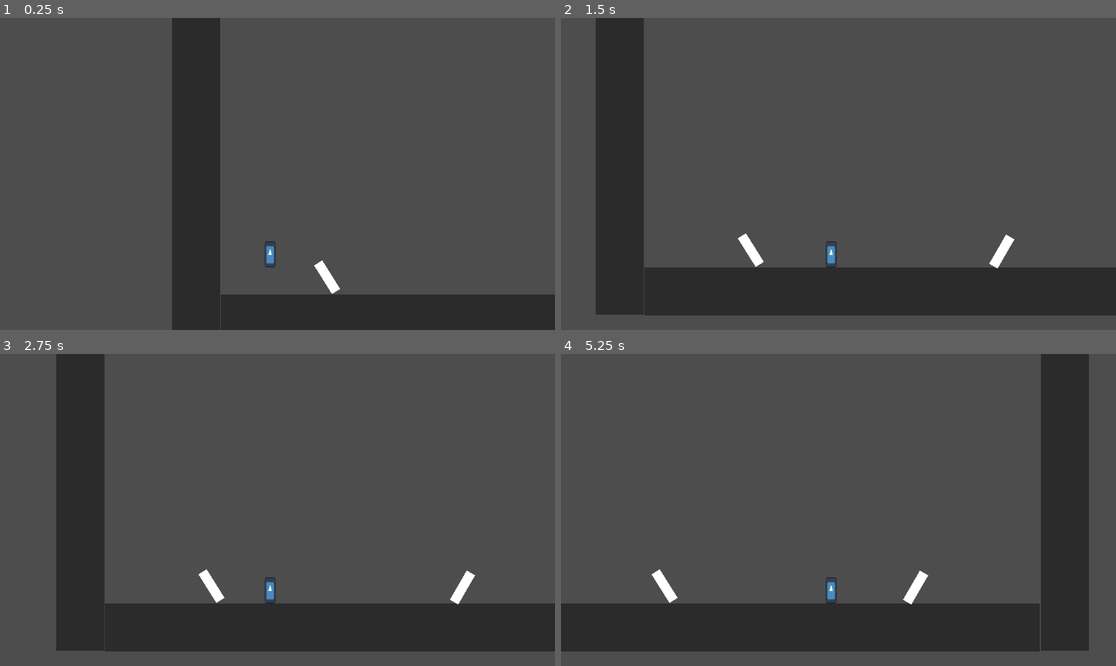
Above: before the commit, frames 1-4 (two rows, left to right).
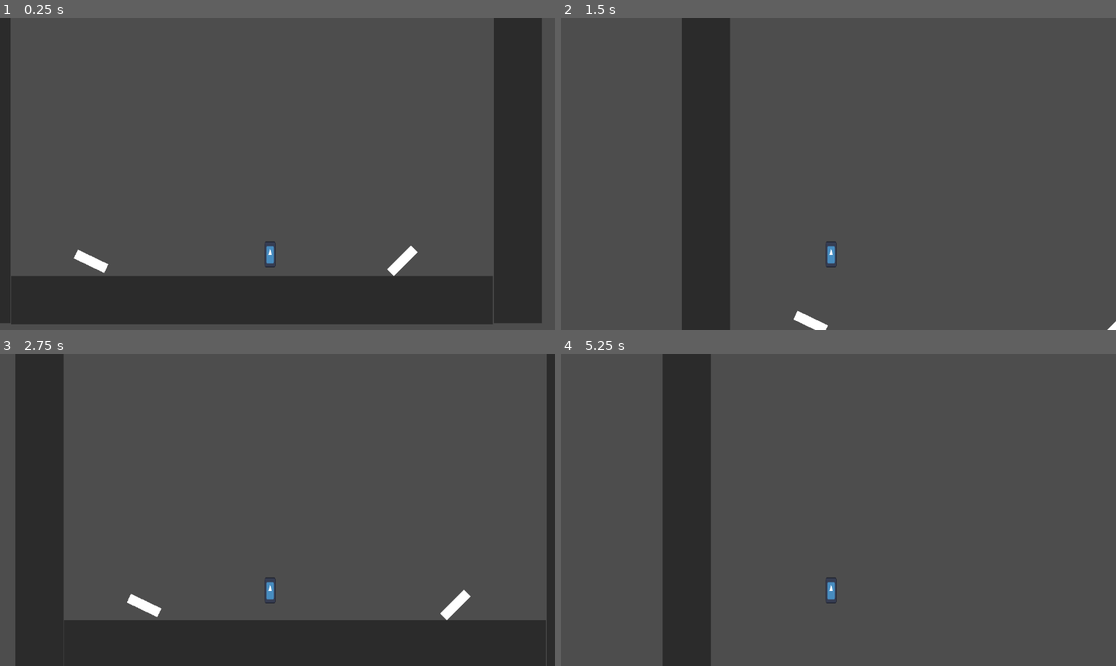
Above: after the commit, the same moments.

Repository: EliasJHL/EpitechJAM_2
Game: Godot game, scene res://scene/main.tscn
Same seed, same stepped clock (60 frames per second), same inputs: the game is played once before the commit and once after it. The engine's default icon, where the game draws it, is replaced by a stand-in: a white triangle on a blue panel in a dark square.
Inputs:
- Up to frame 1 (0.25 s): no input
- Up to frame 2 (1.5 s): hold D (move_right) from 0.53 s (still down); tap Space (jump) at 0.6, 0.77, 1.07, 1.35 s
- Up to frame 3 (2.75 s): tap Space (jump) at 1.52, 1.82, 2.1 s; release D (move_right) at 2.03 s; hold Q (move_left) from 2.03 s (still down)
- Up to frame 4 (5.25 s): release Q (move_left) at 2.78 s; hold D (move_right) 2.78-4.28 s; tap Space (jump) at 2.85, 3.02, 3.32, 3.6, 3.77, 4.07, 4.35, 4.52, 4.82, 5.1 s; hold Q (move_left) 4.28-5.03 s; hold D (move_right) from 5.03 s (still down)

The runs differ from the first frame. In frame 1, 26% of the frame differs, in the area x 0-100%, y 0-100%; in frame 2, 28%, in the area x 6-100%, y 0-100%; in frame 3, 24%; in frame 4, 28%.

Commit message:
[FIX][ADD]portal fix cant teleport when reverse + gravity change started

Diff:
--- a/sidescroller/Global.gd
+++ b/sidescroller/Global.gd
@@ -1,3 +1,4 @@
 extends Node
 
 var take_portal = false
+var gravity = 0
--- a/sidescroller/scene/main.tscn
+++ b/sidescroller/scene/main.tscn
@@ -13,7 +13,7 @@
 [node name="Main" type="Node2D"]
 
 [node name="Player" parent="." instance=ExtResource("1_a2ma8")]
-position = Vector2(227, 456)
+position = Vector2(662, 494)
 
 [node name="PLatform" type="StaticBody2D" parent="."]
 
@@ -64,9 +64,9 @@
 shape = SubResource("RectangleShape2D_4lrtg")
 
 [node name="portal" parent="." instance=ExtResource("2_uh7lo")]
-position = Vector2(852, 511)
-rotation = 3.66519
+position = Vector2(922, 512)
+rotation = -2.35619
 
 [node name="portal2" parent="." instance=ExtResource("3_ih324")]
-position = Vector2(331, 508)
-rotation = -0.560251
+position = Vector2(276, 513)
+rotation = -1.12225
--- a/sidescroller/scripts/player.gd
+++ b/sidescroller/scripts/player.gd
@@ -2,21 +2,36 @@
 
 
 const SPEED = 300.0
-const JUMP_VELOCITY = -400.0
+const JUMP_VELOCITY = 400.0
 
 # Get the gravity from the project settings to be synced with RigidBody nodes.
 var gravity = ProjectSettings.get_setting("physics/2d/default_gravity")
 
 func _physics_process(delta):
 	# Add the gravity.
-	if not is_on_floor():
-		velocity.y += gravity * delta
+	if not is_on_floor() && not is_on_ceiling() && not is_on_wall():
+		if Global.gravity == 0:
+			velocity.y += gravity * delta
+		if Global.gravity == 1:
+			velocity.y -= gravity * delta
+		if Global.gravity == 2:
+			velocity.x += gravity * delta
+		if Global.gravity == 3:
+			velocity.x -= gravity * delta
 	else:
 		Global.take_portal = false
 
 	# Handle jump.
-	if Input.is_action_just_pressed("jump") and is_on_floor():
-		velocity.y = JUMP_VELOCITY
+	if Input.is_action_just_pressed("jump"):
+		if (is_on_floor() || is_on_ceiling() || is_on_wall()):
+			if Global.gravity == 0:
+				velocity.y = -JUMP_VELOCITY
+			if Global.gravity == 1:
+				velocity.y = JUMP_VELOCITY
+			if Global.gravity == 2:
+				velocity.x = -JUMP_VELOCITY
+			if Global.gravity == 3:
+				velocity.x = JUMP_VELOCITY
 
 	# Get the input direction and handle the movement/deceleration.
 	# As good practice, you should replace UI actions with custom gameplay actions.
@@ -32,6 +47,9 @@
 		if Global.take_portal == true:
 			pass
 		else:
-			velocity.x = move_toward(velocity.x, 0, SPEED)
+			if Global.gravity == 0 || Global.gravity == 1:
+				velocity.x = move_toward(velocity.x, 0, SPEED)
+			if Global.gravity == 2 || Global.gravity == 3:
+				velocity.y = move_toward(velocity.y, 0, SPEED)
 
 	move_and_slide()
--- a/sidescroller/scripts/portal.gd
+++ b/sidescroller/scripts/portal.gd
@@ -2,15 +2,22 @@
 
 var portalpos: Vector2
 var portal_rotation: float
-var has_taken_portal = false
+var haut = Vector2(0.707107, -0.707107)
+var haut2 = Vector2(-0.707107, -0.707107)
 
 func _ready():
 	portalpos = get_node("../portal2/Marker2D").global_position
 	portal_rotation = get_node("../portal2").rotation
 
+func check_gravity(jump_direction):
+	if jump_direction <= haut && jump_direction >= haut2:
+		print("haut")
+	print("jump", jump_direction)
+
 func _on_body_entered(body):
 	if body.name == "Player":
 		body.global_position = portalpos
 		var jump_direction = Vector2.RIGHT.rotated(portal_rotation)
+		check_gravity(jump_direction)
 		body.velocity = jump_direction * 700
 		Global.take_portal = true
--- a/sidescroller/scripts/portal.tscn
+++ b/sidescroller/scripts/portal.tscn
@@ -18,6 +18,6 @@
 shape = SubResource("RectangleShape2D_tibg5")
 
 [node name="Marker2D" type="Marker2D" parent="."]
-position = Vector2(47, -34)
+position = Vector2(62, 0)
 
 [connection signal="body_entered" from="." to="." method="_on_body_entered"]
--- a/sidescroller/scripts/portal2.gd
+++ b/sidescroller/scripts/portal2.gd
@@ -2,15 +2,22 @@
 
 var portalpos: Vector2
 var portal_rotation: float
-var has_taken_portal = false
+var haut = Vector2(0.707107, -0.707107)
+var haut2 = Vector2(-0.707107, -0.707107)
 
 func _ready():
 	portalpos = get_node("../portal/Marker2D").global_position
 	portal_rotation = get_node("../portal").rotation
 
+func check_gravity(jump_direction):
+	if jump_direction <= haut && jump_direction >= haut2:
+		print("haut")
+	print("jump", jump_direction)
+
 func _on_body_entered(body):
 	if body.name == "Player":
 		body.global_position = portalpos
 		var jump_direction = Vector2.RIGHT.rotated(portal_rotation)
+		check_gravity(jump_direction)
 		body.velocity = jump_direction * 700
 		Global.take_portal = true
--- a/sidescroller/scripts/portal_2.tscn
+++ b/sidescroller/scripts/portal_2.tscn
@@ -18,6 +18,6 @@
 shape = SubResource("RectangleShape2D_vl104")
 
 [node name="Marker2D" type="Marker2D" parent="."]
-position = Vector2(42, 34)
+position = Vector2(62, 0)
 
 [connection signal="body_entered" from="." to="." method="_on_body_entered"]
